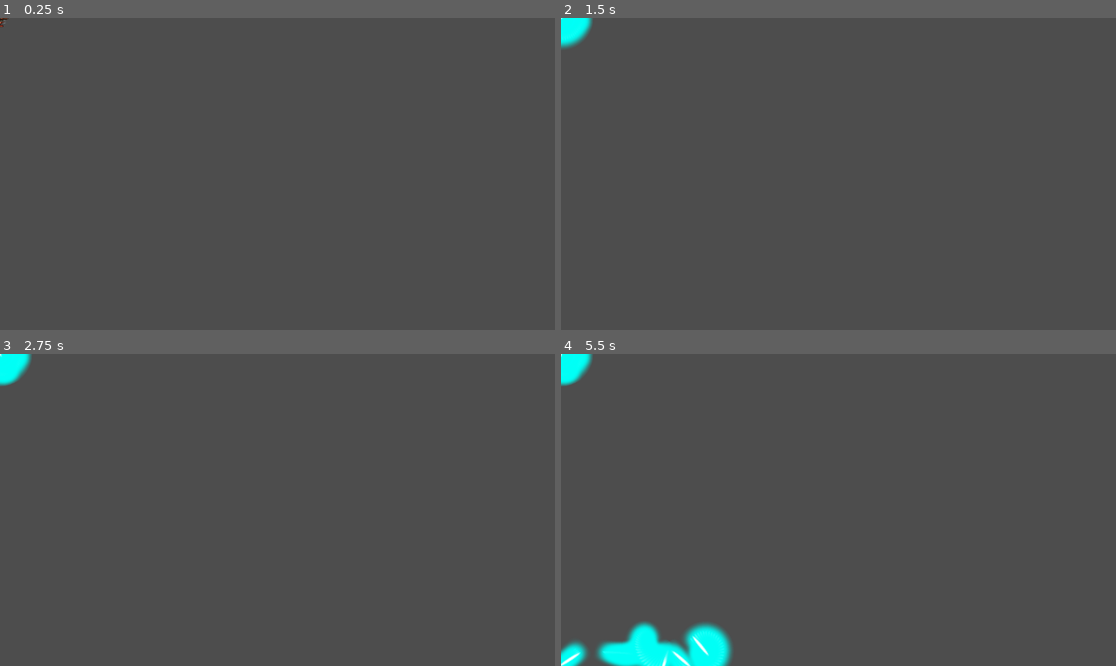
Above: before the commit, frames 1-4 (two rows, left to right).
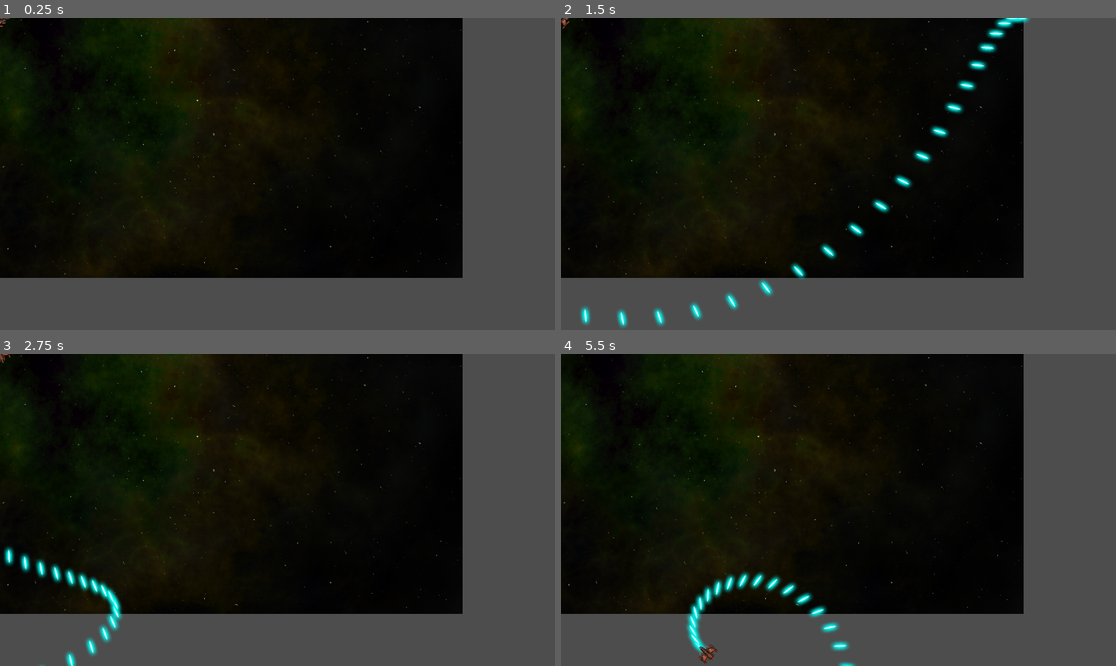
Above: after the commit, the same moments.

Repository: chrisvm/asteroids
Game: Godot game, scene res://main.tscn
The game is run twice, just before and just after one commit, with the same random seed, the same clock (stepped at 60 frames per second) and the same inputs.
Inputs:
- Up to frame 1 (0.25 s): no input
- Up to frame 2 (1.5 s): tap Enter at 0.5 s; hold D (rotate_right) 0.53-1.28 s; hold Space (shoot) 0.53-1.28 s; hold A (rotate_left) from 1.28 s (still down); tap Space (shoot) at 1.35 s
- Up to frame 3 (2.75 s): release A (rotate_left) at 2.03 s; hold D (rotate_right) from 2.03 s (still down); hold Space (shoot) from 2.03 s (still down)
- Up to frame 4 (5.5 s): release D (rotate_right) at 2.78 s; release Space (shoot) at 2.78 s; hold W (thrust) 2.78-3.53 s; tap Space (shoot) at 2.85, 4.35 s; hold Space (shoot) 3.53-4.28 s; hold A (rotate_left) from 3.53 s (still down); hold Space (shoot) from 5.03 s (still down)

The runs differ from the first frame. In frame 1, 69% of the frame differs, in the area x 0-84%, y 0-84%; in frame 2, 70%; in frame 3, 70%; in frame 4, 73%, in the area x 0-84%, y 0-100%.

Commit message:
correct bullet velocity

Diff:
--- a/components/bullet/bullet.gd
+++ b/components/bullet/bullet.gd
@@ -6,6 +6,7 @@
 
 func start(_transform):
 	transform = _transform
+	velocity = transform.x * speed
 
 func _process(delta: float) -> void:
 	position += velocity * delta
--- a/components/bullet/bullet.tscn
+++ b/components/bullet/bullet.tscn
@@ -10,6 +10,7 @@
 script = ExtResource("1_j7bu3")
 
 [node name="Sprite2D" type="Sprite2D" parent="."]
+scale = Vector2(0.5, 0.5)
 texture = ExtResource("1_142lv")
 
 [node name="CollisionShape2D" type="CollisionShape2D" parent="."]
--- a/components/player/player.tscn
+++ b/components/player/player.tscn
@@ -10,6 +10,7 @@
 [node name="Player" type="RigidBody2D"]
 script = ExtResource("1_kfe3d")
 bullet_scene = ExtResource("2_ph1f6")
+fire_rate = 0.75
 
 [node name="Sprite2D" type="Sprite2D" parent="."]
 rotation = 1.5708
@@ -24,3 +25,5 @@
 [node name="GunCooldown" type="Timer" parent="."]
 one_shot = true
 autostart = true
+
+[connection signal="timeout" from="GunCooldown" to="." method="_on_gun_cooldown_timeout"]
--- a/components/player/player_state.gd
+++ b/components/player/player_state.gd
@@ -22,6 +22,19 @@
 func _process(delta):
 	get_input()
 
+func _physics_process(delta: float) -> void:
+	constant_force = thrust
+	constant_torque = rotation_dir * spin_power
+
+func _integrate_forces(physics_state: PhysicsDirectBodyState2D) -> void:
+	var xform = physics_state.transform
+	xform.origin.x = wrapf(xform.origin.x, 0, screensize.x)
+	xform.origin.y = wrapf(xform.origin.y, 0, screensize.y)
+	physics_state.transform = xform
+
+func _on_gun_cooldown_timeout() -> void:
+	can_shoot = true
+
 func get_input():
 	thrust = Vector2.ZERO
 
@@ -44,16 +57,6 @@
 	get_tree().root.add_child(b)
 	b.start($Muzzle.global_transform)
 
-func _physics_process(delta: float) -> void:
-	constant_force = thrust
-	constant_torque = rotation_dir * spin_power
-
-func _integrate_forces(physics_state: PhysicsDirectBodyState2D) -> void:
-	var xform = physics_state.transform
-	xform.origin.x = wrapf(xform.origin.x, 0, screensize.x)
-	xform.origin.y = wrapf(xform.origin.y, 0, screensize.y)
-	physics_state.transform = xform
-
 func change_state(new_state):
 	match new_state:
 		INIT:
--- a/main.tscn
+++ b/main.tscn
@@ -1,7 +1,11 @@
-[gd_scene load_steps=2 format=3 uid="uid://4hkhrljs2ipt"]
+[gd_scene load_steps=3 format=3 uid="uid://4hkhrljs2ipt"]
 
+[ext_resource type="Texture2D" uid="uid://wgb5rimhrgmv" path="res://assets/space_background.png" id="1_0xm2m"]
 [ext_resource type="PackedScene" uid="uid://crndvw0jnatsk" path="res://components/player/player.tscn" id="1_ig7tw"]
 
-[node name="Node2D" type="Node2D"]
+[node name="Node2D" type="Node"]
+
+[node name="Sprite2D" type="Sprite2D" parent="."]
+texture = ExtResource("1_0xm2m")
 
 [node name="Player" parent="." instance=ExtResource("1_ig7tw")]
